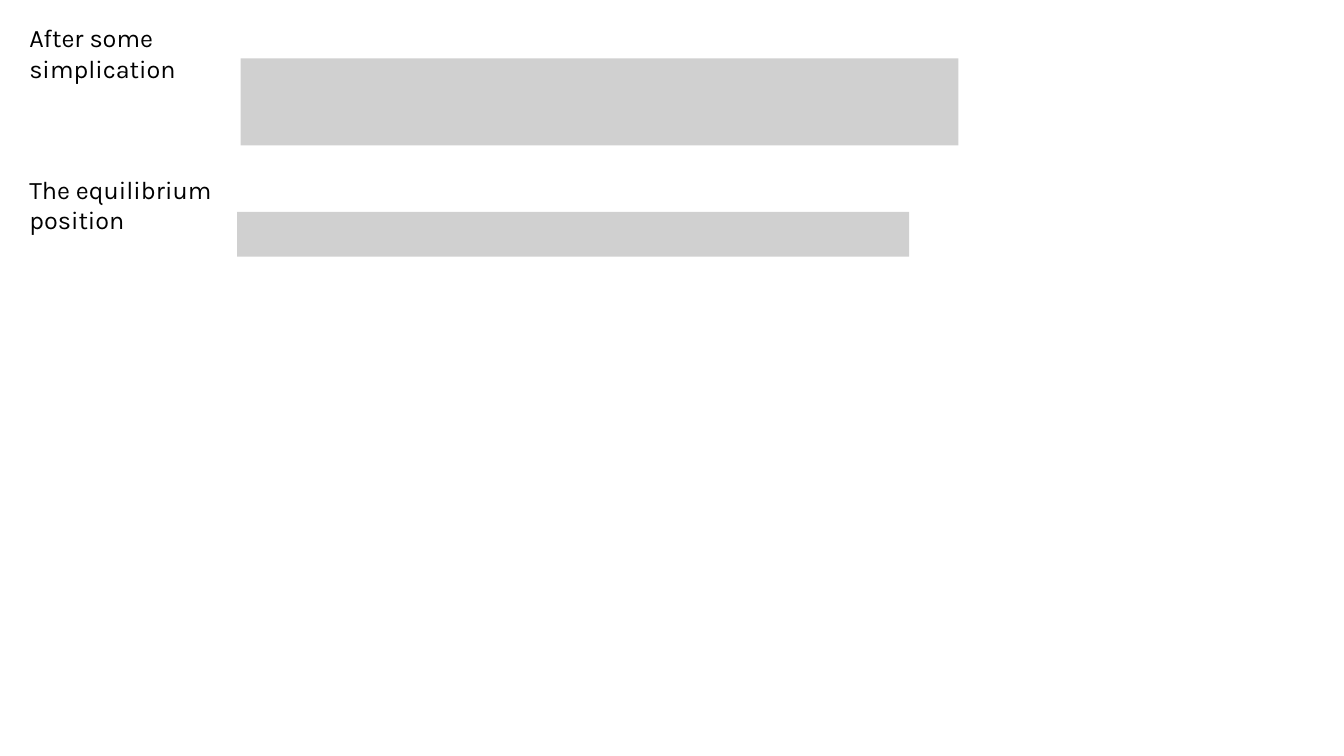
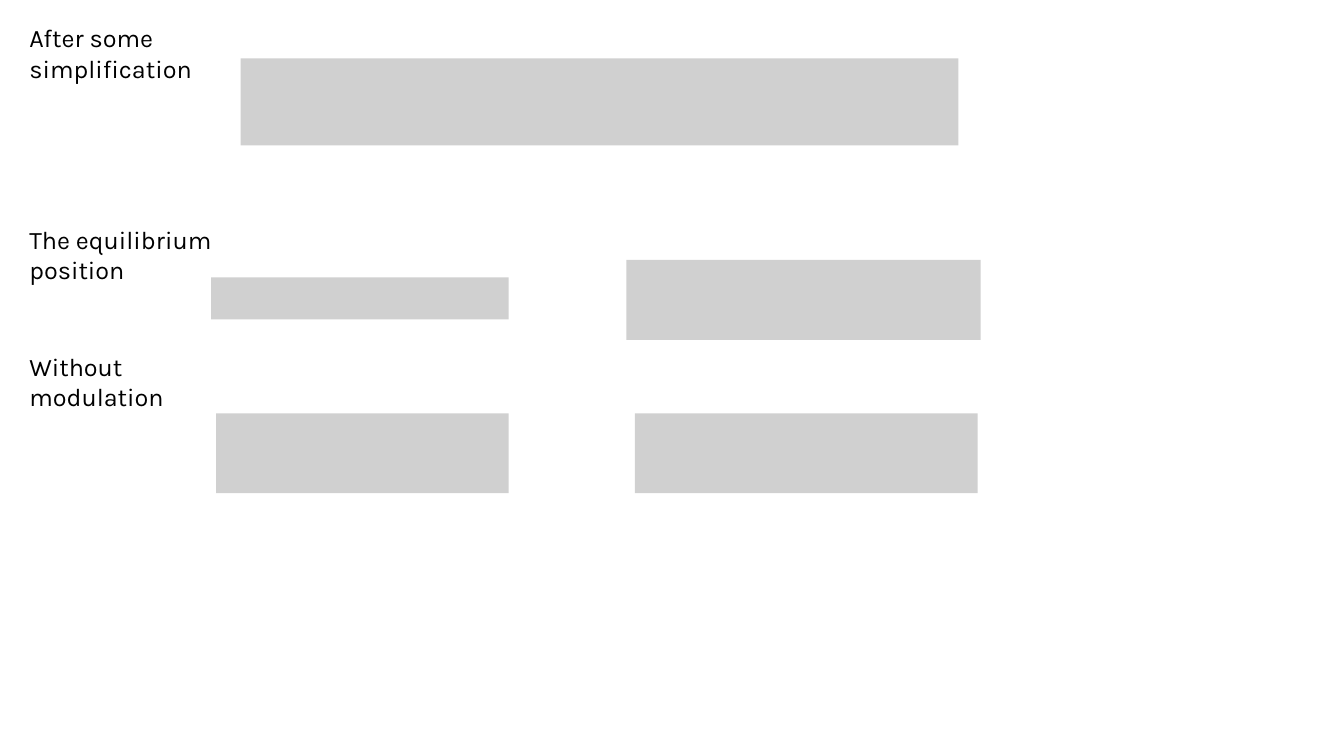
Before and after one commit to XinyunLiuX/Synchronized-Pulsating-Particles, a slide deck: slide 3 of Sync Pulsating Particles.pptx. Drawn at 1344x756 pixels with LibreOffice and Linux fonts; fonts in the diff are those of the drawing; grey boxes stand for pictures. Boxes give left, top, right and bottom in pixels: in the first picture for what was removed or moved away, otherwise in the second. Text is boxed around its words. In the diff, an @@ line names an element or a change of style, - is before the commit and + after.

```diff
--- a/Sync Pulsating Particles.pptx
+++ b/Sync Pulsating Particles.pptx
@@ text at bbox=[29, 29, 191, 84]: text changed @@
-After some simplication
+After some simplification
@@ text "The equilibrium position": place and size @@
-text "The equilibrium position" at bbox=[29, 181, 211, 235]
+text "The equilibrium position" at bbox=[29, 231, 211, 285]
@@ picture removed at bbox=[237, 212, 909, 257] @@
@@ picture added at bbox=[626, 260, 980, 340] @@
@@ picture added at bbox=[211, 277, 508, 320] @@
@@ text added at bbox=[29, 358, 163, 407], 18 pt, text #000000 @@
+Without modulation
@@ picture added at bbox=[217, 413, 509, 493] @@
@@ picture added at bbox=[635, 413, 978, 493] @@
```
Also in this commit, not shown: 1 other slide changed, 6 slides added, 9 other files.
